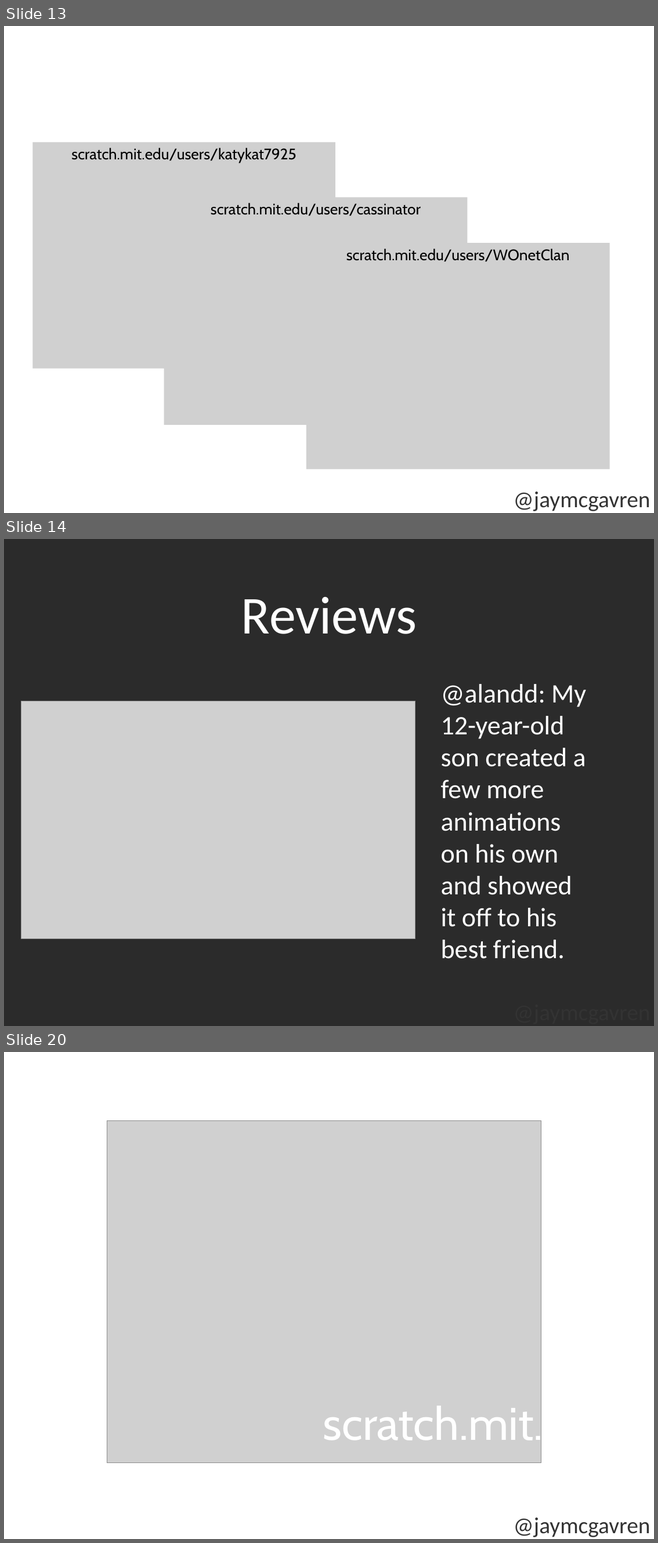
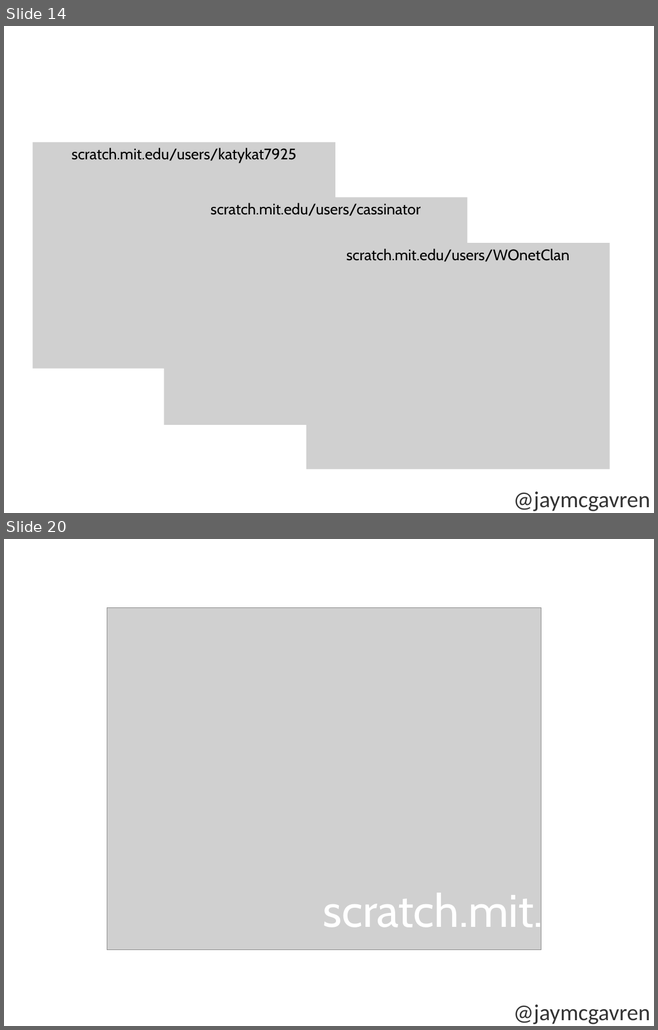
Before and after one commit to jaymcgavren/presentations, a slide deck: ignite_scratch/Ignite_Scratch.ppt. Shown one above the other, each under a label of ours: slides 13, 14 and 20 before the commit, slides 14 and 20 after it; the slides between them are not shown. The pictures are 658x1543 and 658x1030 pixels, drawn with LibreOffice and Linux fonts; fonts in the diff are those of the drawing; grey boxes stand for pictures; background and template pictures are left out; a plain dark background stands for a picture behind light text. Boxes give left, top, right and bottom in pixels: in the first picture for what was removed or moved away, otherwise in the second. Text is boxed around its words. In the diff, an @@ line names an element or a change of style, - is before the commit and + after.

```diff
--- a/ignite_scratch/Ignite_Scratch.ppt
+++ b/ignite_scratch/Ignite_Scratch.ppt
@@ slide 14 removed at [4, 539, 654, 1026], background picture (left out); not listed: 1 template element that a slide beside it also shows @@
@@ text removed at [241, 597, 416, 634] @@
-Reviews
@@ text removed at [441, 684, 586, 959] @@
-@alandd: My 12-year-old son created a few more animations on his own and showed it off to his best friend.
@@ picture removed at [21, 701, 415, 939] @@
@@ what was slide 13 is now slide 14 @@
```
Also in this commit, not shown: 6 slides changed, 8 slides added, 7 other slides removed.
